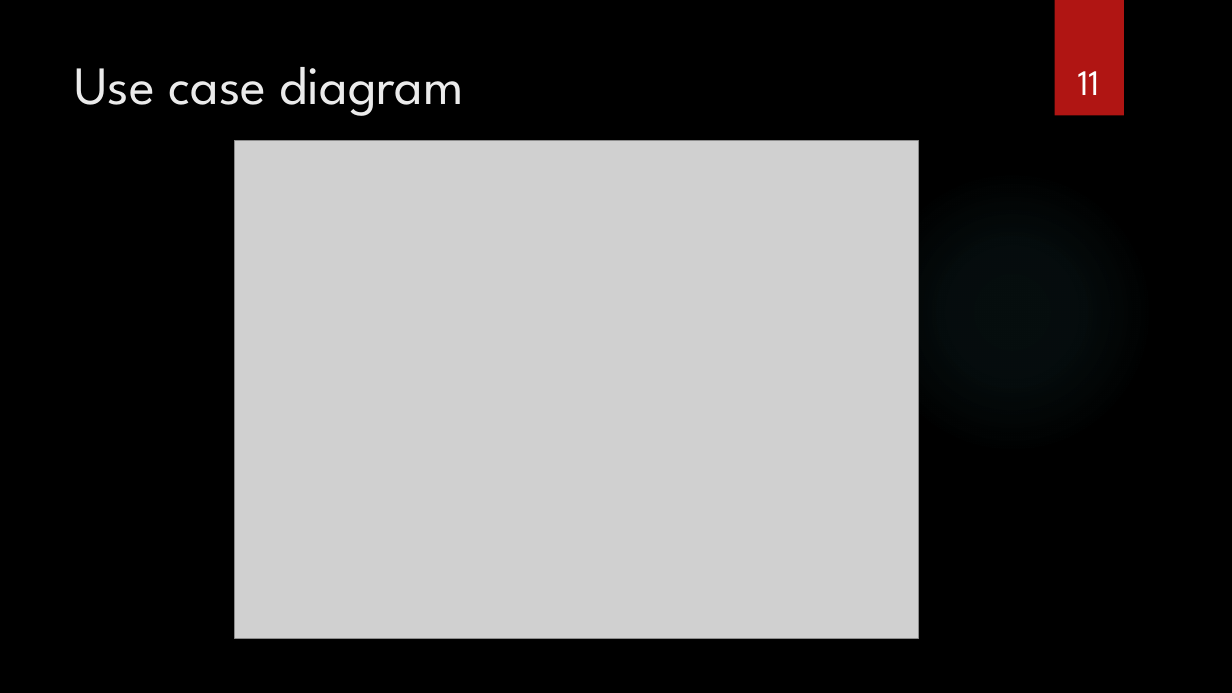
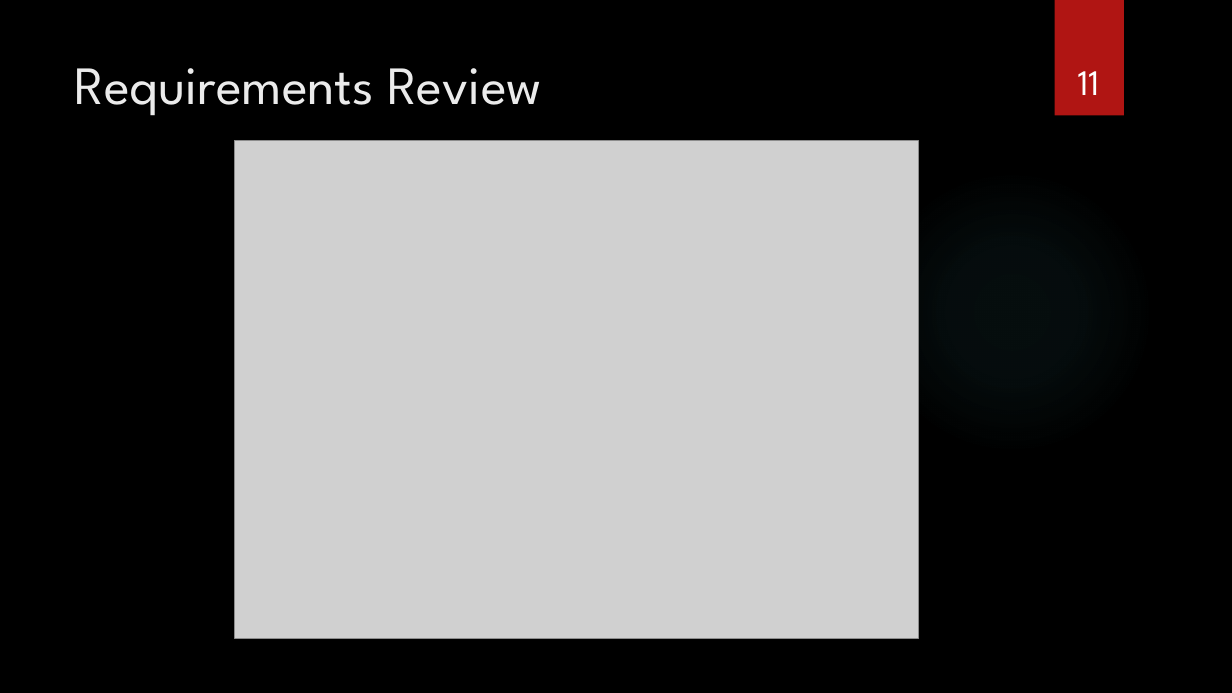
Before and after one commit to SeniorDesignBehrend/AIBI-Computer-Vision-for-Manufacturing, a slide deck: slide 11 of docs/reports/senior_design3.pptx. Drawn at 1232x693 pixels with LibreOffice and Linux fonts; fonts in the diff are those of the drawing; grey boxes stand for pictures; background and template pictures are left out. Boxes give left, top, right and bottom in pixels: in the first picture for what was removed or moved away, otherwise in the second. Text is boxed around its words. In the diff, an @@ line names an element or a change of style, - is before the commit and + after.

```diff
--- a/docs/reports/senior_design3.pptx
+++ b/docs/reports/senior_design3.pptx
@@ title at <box>75,68,542,116</box>: text changed @@
-Use case diagram
+Requirements Review
```
Also in this commit, not shown: 16 other slides changed, 9 slides added, 9 slides removed, 11 other files.
